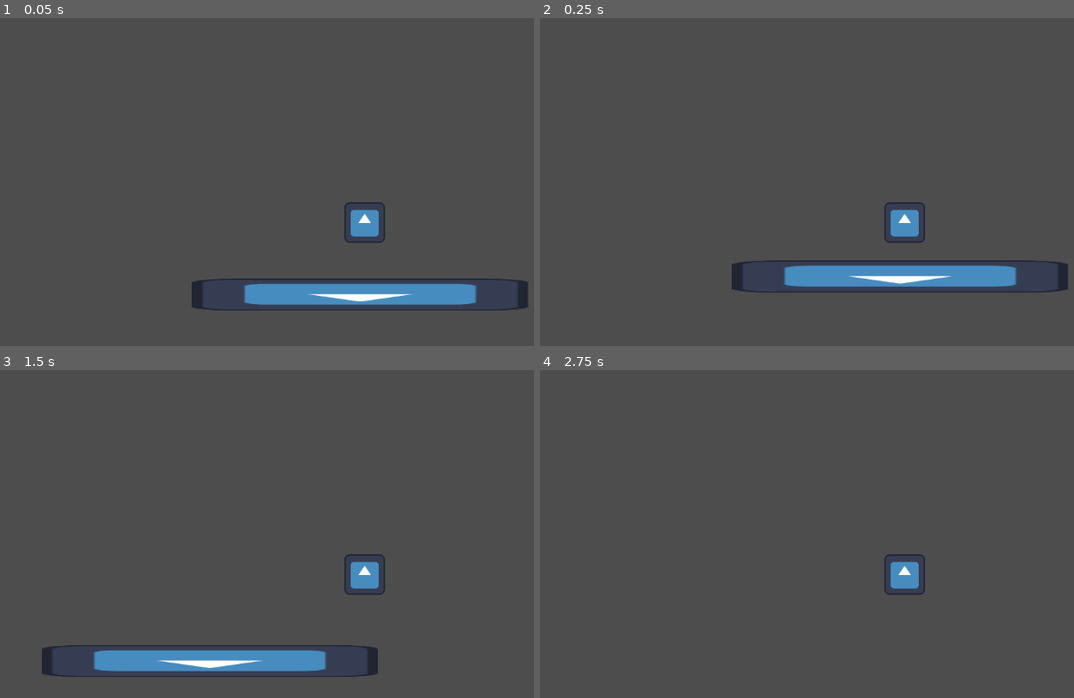
Above: before the commit, frames 1-4 (two rows, left to right).
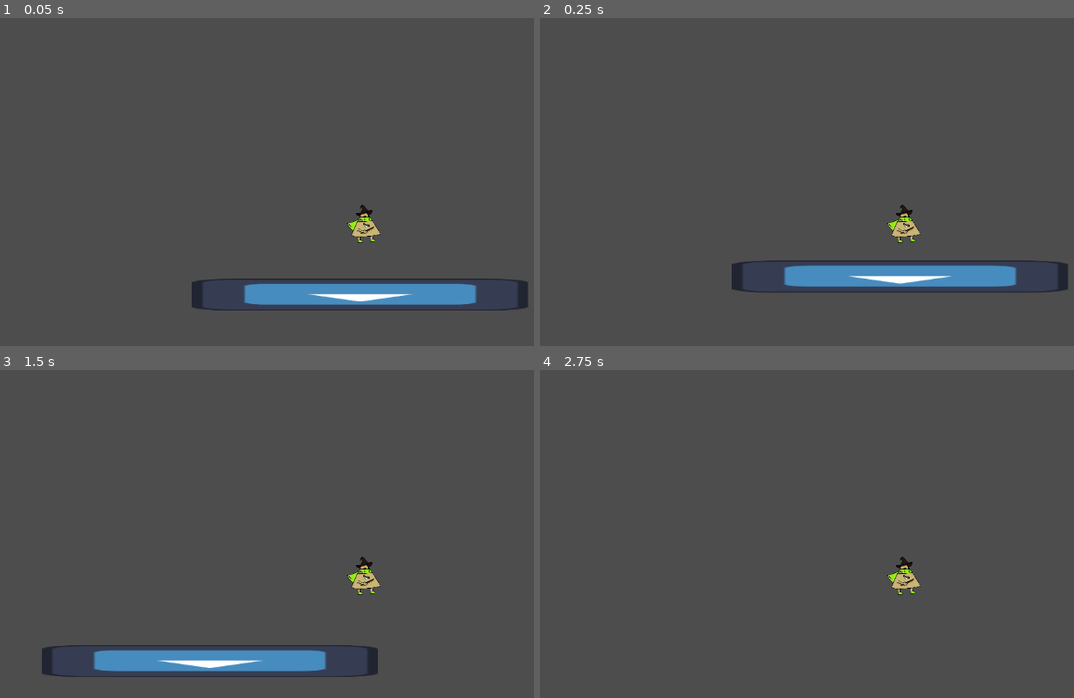
Above: after the commit, the same moments.

Repository: Vytisbrr/Shifted-by-Volt-games
Game: Godot game, scene res://Scenes/world.tscn
Two runs of this game, one before a commit and one after it. Both use one fixed random seed, a clock stepped at 60 frames per second and the inputs below. The engine's default icon, where the game draws it, is replaced by a stand-in: a white triangle on a blue panel in a dark square.
Inputs:
- Up to frame 1 (0.05 s): no input
- Up to frame 2 (0.25 s): no input
- Up to frame 3 (1.5 s): hold D (move right) from 0.53 s (still down); tap Space (jump) at 0.77 s
- Up to frame 4 (2.75 s): tap Space (jump) at 1.52 s; release D (move right) at 2.03 s; hold A (move left) from 2.03 s (still down)

The runs differ from the first frame. In frame 1, 0.6% of the frame differs, in the area x 64-73%, y 56-69%; in frame 2, 0.6%; in frame 3, 0.6%; in frame 4, 0.6%.

Commit message:
Update Player.tscn

Diff:
--- a/Scenes/Player.tscn
+++ b/Scenes/Player.tscn
@@ -1,7 +1,7 @@
 [gd_scene load_steps=4 format=3 uid="uid://th02mvw6u4ur"]
 
 [ext_resource type="Script" path="res://Scripts/player.gd" id="1_d3vyt"]
-[ext_resource type="Texture2D" uid="uid://bfh3olvj2f0ee" path="res://icon.svg" id="1_i7bms"]
+[ext_resource type="Texture2D" uid="uid://dapi8akfisq8i" path="res://winter_wizard-removebg-preview.png" id="2_sxte8"]
 
 [sub_resource type="RectangleShape2D" id="RectangleShape2D_wt4lo"]
 size = Vector2(129, 129)
@@ -12,7 +12,9 @@
 jump_force = 850
 
 [node name="Sprite2D" type="Sprite2D" parent="."]
-texture = ExtResource("1_i7bms")
+position = Vector2(-0.500002, 4)
+scale = Vector2(0.280742, 0.224525)
+texture = ExtResource("2_sxte8")
 
 [node name="CollisionShape2D" type="CollisionShape2D" parent="."]
 position = Vector2(-1.5, -0.5)
